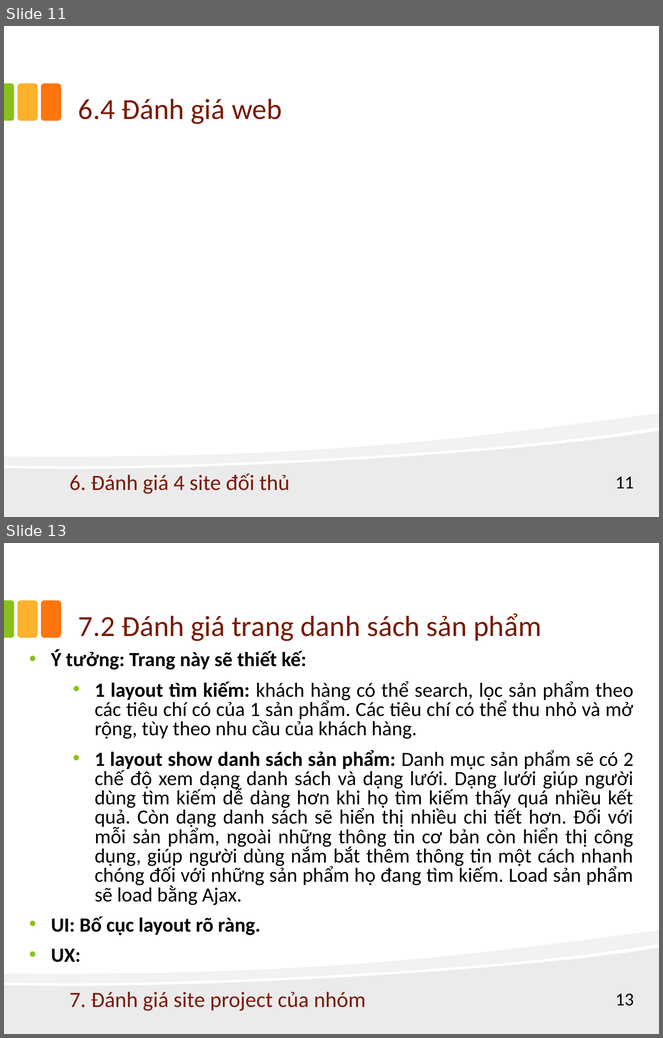
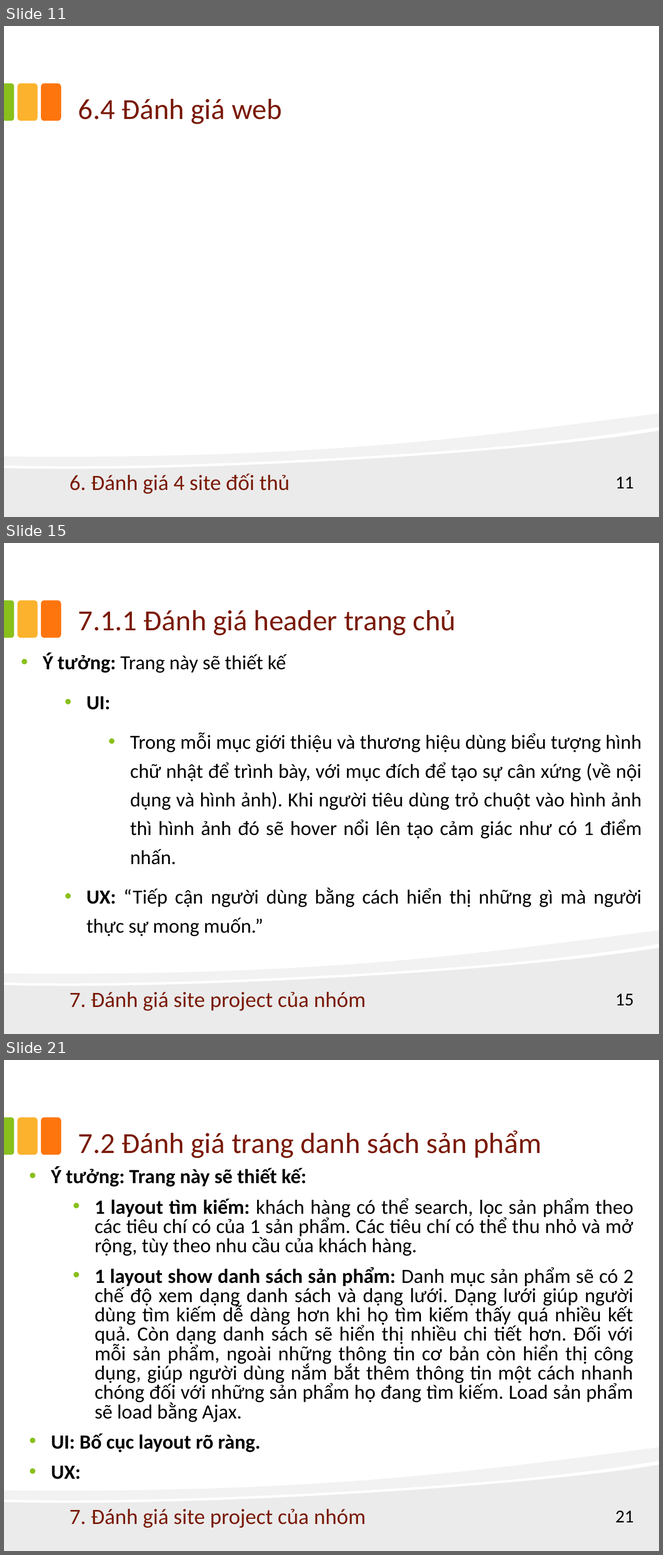
Before and after one commit to phamhoanghaison0402/Project_WebThucPhamChucNang, a slide deck: Report HCI/Report_HCI.ppt. Shown one above the other, each under a label of ours: slides 11 and 13 before the commit, slides 11, 15 and 21 after it; the slides between them are not shown. The pictures are 663x1038 and 663x1555 pixels, drawn with LibreOffice and Linux fonts; fonts in the diff are those of the drawing. Boxes give left, top, right and bottom in pixels: in the first picture for what was removed or moved away, otherwise in the second. Text is boxed around its words. In the diff, an @@ line names an element or a change of style, - is before the commit and + after.

Commit message:
xong đánh giá trang web của nhóm

```diff
--- a/Report HCI/Report_HCI.ppt
+++ b/Report HCI/Report_HCI.ppt
@@ slide 15 added at [4, 543, 659, 1034], background #FFFFFF; not listed: 5 template elements that a slide beside it also shows @@
@@ title added at [78, 610, 456, 636], 32 pt, text #7A1A07 @@
+7.1.1 Đánh giá header trang chủ
@@ text added at [43, 653, 642, 937], 22 pt, text #000000 @@
+• Ý tưởng: Trang này sẽ thiết kế
+  • UI:
+    • Trong mỗi mục giới thiệu và thương hiệu dùng biểu tượng hình chữ nhật để trình bày, với mục đích để tạo sự cân xứng (về nội dụng và hình ảnh). Khi người tiêu dùng trỏ chuột vào hình ảnh thì hình ảnh đó sẽ hover nổi lên tạo cảm giác như có 1 điểm nhấn.
+  • UX: “Tiếp cận người dùng bằng cách hiển thị những gì mà người thực sự mong muốn.”
@@ text added at [70, 992, 366, 1012], 24 pt, text #7A1A07 @@
+7. Đánh giá site project của nhóm
@@ page number added at [616, 994, 634, 1006], 20 pt, text #000000 @@
+15
@@ what was slide 13 is now slide 21 @@
@@ page number at [616, 1511, 634, 1523]: text changed @@
-13
+21
```
Also in this commit, not shown: 5 slides changed, 7 other slides added.
